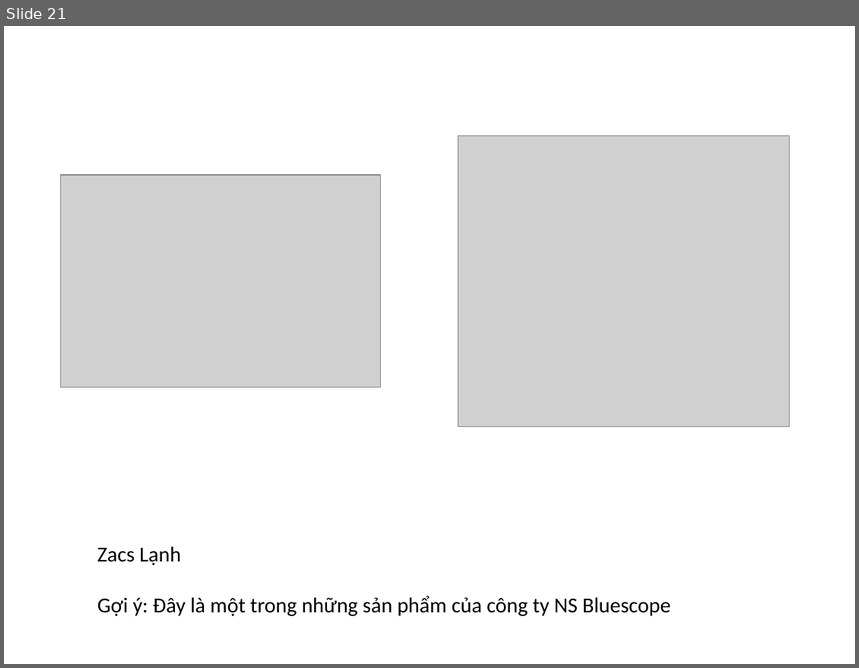
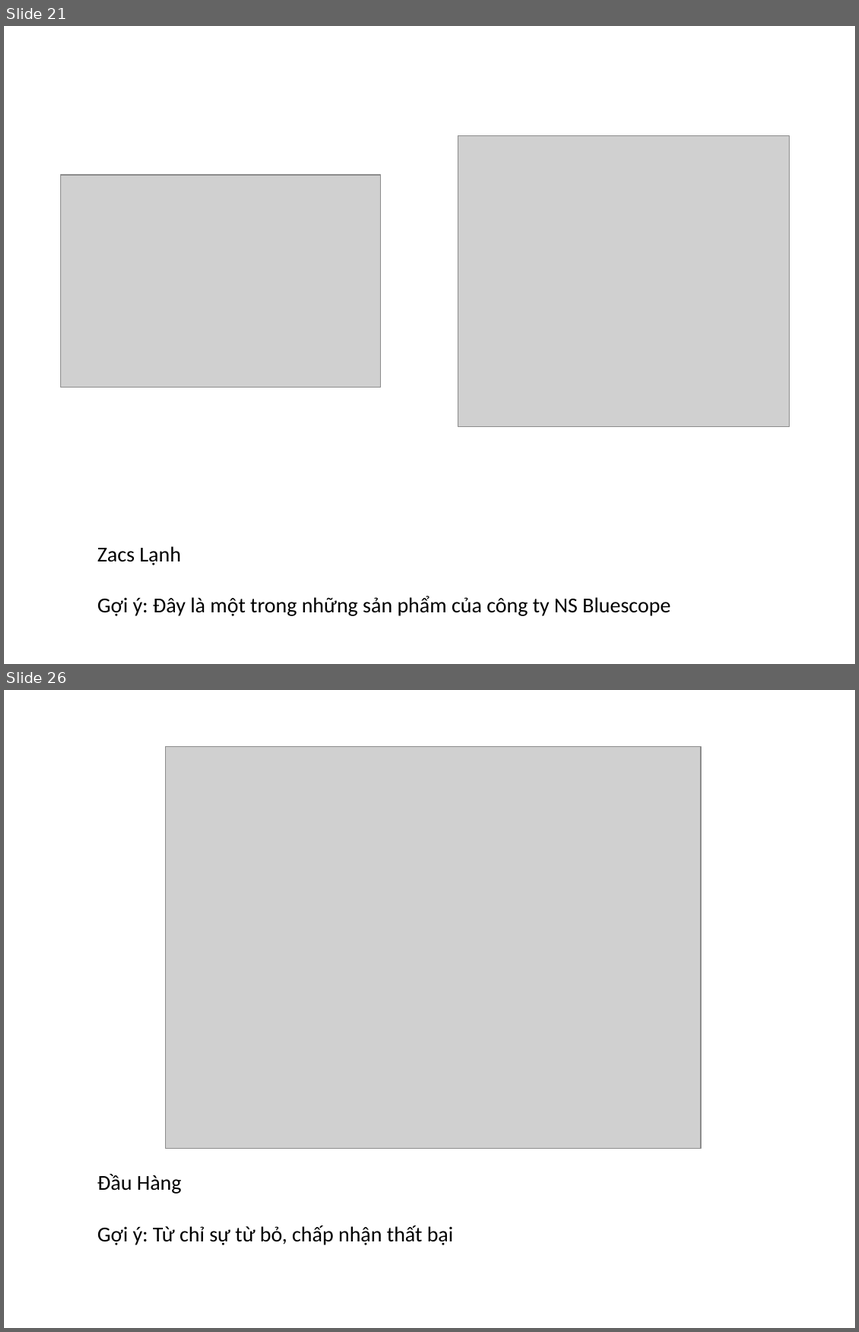
Before and after one commit to takazamy/game-turn-card, a slide deck: Requirement/Data.pptx. Shown one above the other, each under a label of ours: slide 21 before the commit, slides 21 and 26 after it; the slides between them are not shown. The pictures are 859x668 and 859x1332 pixels, drawn with LibreOffice and Linux fonts; fonts in the diff are those of the drawing; grey boxes stand for pictures. Boxes give left, top, right and bottom in pixels: in the first picture for what was removed or moved away, otherwise in the second. Text is boxed around its words. In the diff, an @@ line names an element or a change of style, - is before the commit and + after.

```diff
--- a/Requirement/Data.pptx
+++ b/Requirement/Data.pptx
@@ slide 26 added at (x1=4, y1=690, x2=855, y2=1328), background #FFFFFF @@
@@ picture added at (x1=166, y1=747, x2=701, y2=1149) @@
@@ text added at (x1=97, y1=1174, x2=454, y2=1246), 18 pt, text #000000 @@
+Đầu Hàng
+Gợi ý: Từ chỉ sự từ bỏ, chấp nhận thất bại
```
Also in this commit, not shown: 1 slide changed, 7 other slides added.
